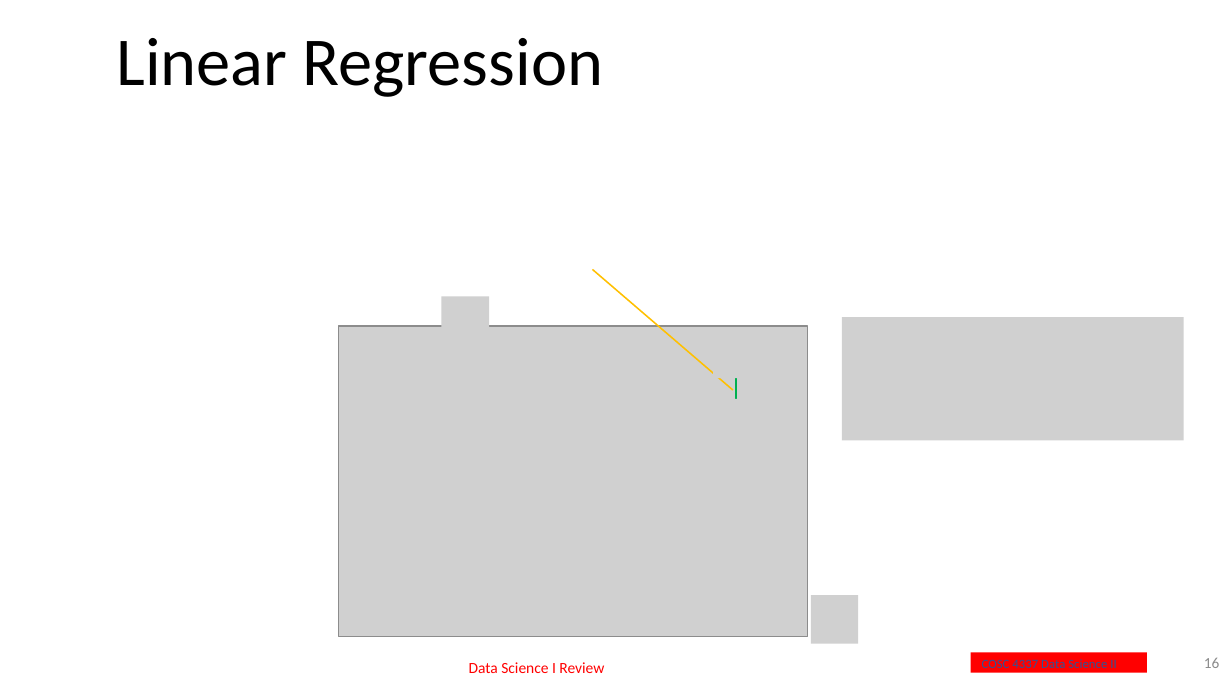
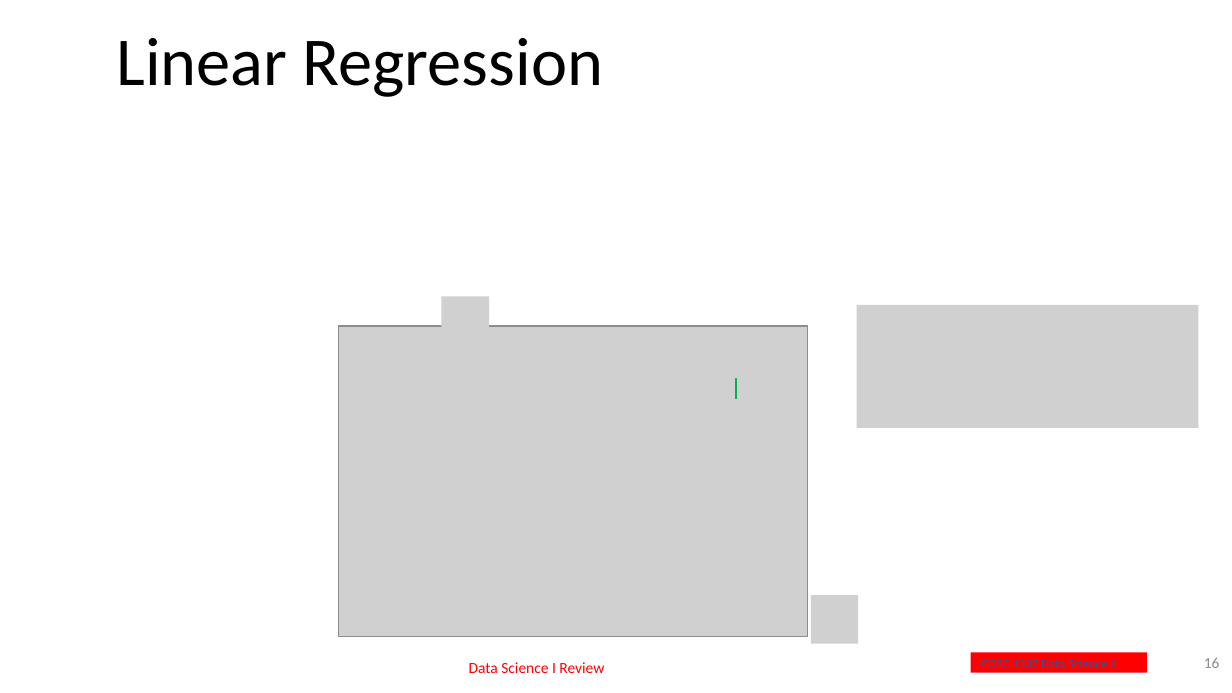
Before and after one commit to Israeli21/data_science_2, a slide deck: slide 16 of Part 1 Lectures/0_Data_Science_Quick_Review.pptx. Drawn at 1232x693 pixels with LibreOffice and Linux fonts; fonts in the diff are those of the drawing; grey boxes stand for pictures; background and template pictures are left out. Boxes give left, top, right and bottom in pixels: in the first picture for what was removed or moved away, otherwise in the second. Text is boxed around its words. In the diff, an @@ line names an element or a change of style, - is before the commit and + after.

```diff
--- a/Part 1 Lectures/0_Data_Science_Quick_Review.pptx
+++ b/Part 1 Lectures/0_Data_Science_Quick_Review.pptx
@@ line removed from (592, 269) to (733, 390) @@
@@ picture: place and size @@
-picture at box(842, 317, 1184, 440)
+picture at box(857, 305, 1198, 428)
```
Also in this commit, not shown: 3 other files.
